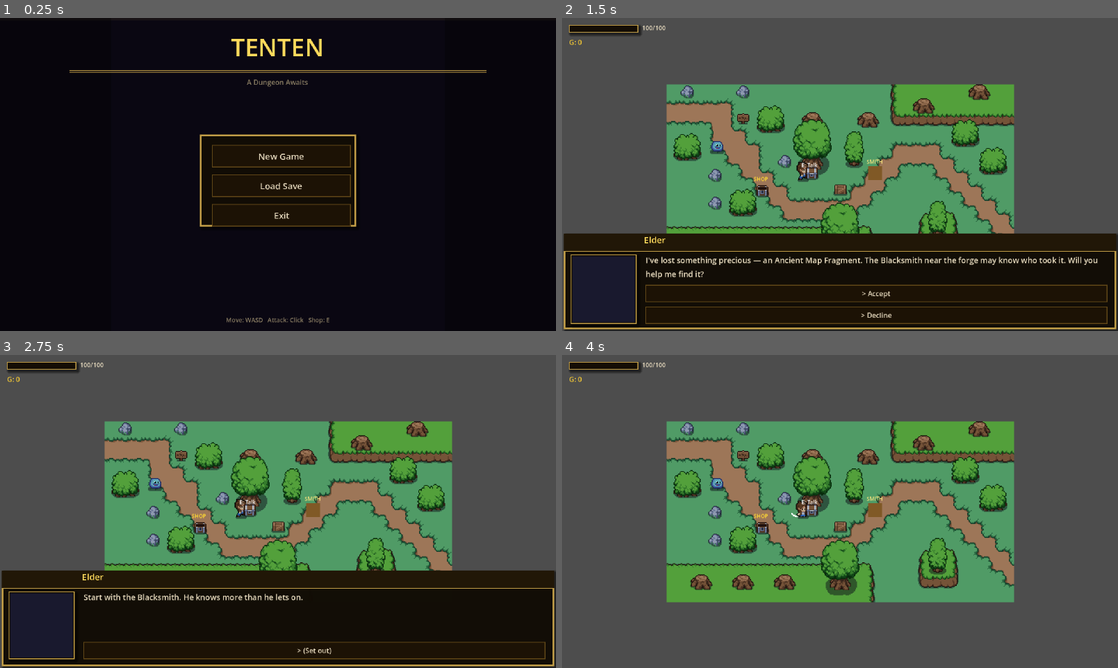
Above: before the commit, frames 1-4 (two rows, left to right).
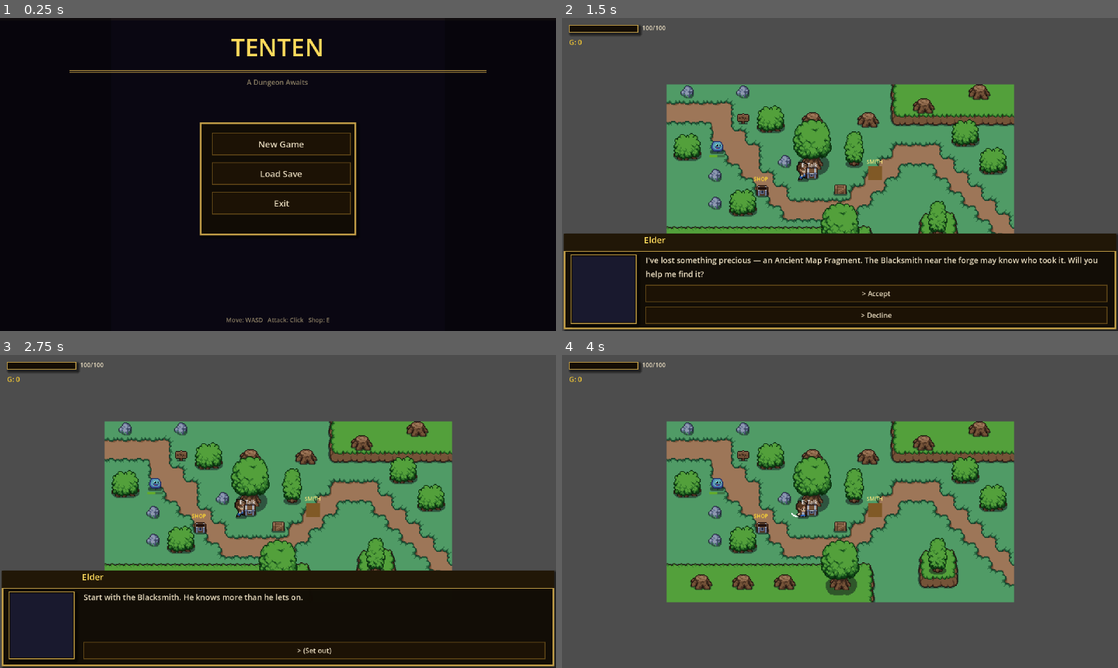
Above: after the commit, the same moments.

Repository: Puget-Sound-Skills-Center/godot-tenten-project
Game: Godot game, scene res://scenes/home_screen.tscn
The game is run twice, just before and just after one commit, with the same random seed, the same clock (stepped at 60 frames per second) and the same inputs.
Inputs (mouse positions are in pixels of both pictures, inside the frame that each line leads up to):
- Up to frame 1 (0.25 s): no input
- Up to frame 2 (1.5 s): click "New Game" at 0.5 s; tap Enter at 1.25 s; move the mouse to (962, 158) at 1.27 s; hold D (move_right) from 1.28 s (still down); hold E (interact) from 1.28 s (still down); click (962, 158) at 1.42 s
- Up to frame 3 (2.75 s): release D (move_right) at 2 s; release E (interact) at 2 s; click "> Accept" at 2 s
- Up to frame 4 (4 s): click "> (Set out)" at 2.75 s; tap Space at 3.5 s; drag from (728, 527) to (817, 414) at 3.52 s

The runs differ from the first frame. In frame 1, 2.2% of the frame differs, in the area x 35-65%, y 33-70%; in frame 2, less than 0.1%; in frame 3, less than 0.1%; in frame 4, less than 0.1%.

Commit message:
Fix Home screen ui

Diff:
--- a/scenes/enemy.tscn
+++ b/scenes/enemy.tscn
@@ -1,7 +1,7 @@
 [gd_scene format=3 uid="uid://c7rwvtf4ivtj6"]
 
 [ext_resource type="Texture2D" uid="uid://b146ethj6rkwx" path="res://art/characters/slime.png" id="1_7p1mj"]
-[ext_resource type="Script" uid="uid://dprmc383fw6q" path="res://script/enemy_base.gd" id="1_md0e3"]
+[ext_resource type="Script" uid="uid://dprmc383fw6q" path="res://script/enemy.gd" id="1_md0e3"]
 
 [sub_resource type="AtlasTexture" id="AtlasTexture_otmr2"]
 atlas = ExtResource("1_7p1mj")
--- a/script/enemy.gd
+++ b/script/enemy.gd
@@ -4,11 +4,11 @@
 var player_chase = false
 var player: Node2D = null
 
-var health = 100
+var health = 50
 var player_inattack_range = false
 var can_take_damage = true
 
-var money_drop = 1000
+var money_drop = 50
 var enemy_type: String = "melee"
 
 var _nav_agent: NavigationAgent2D
--- a/script/home_screen.gd
+++ b/script/home_screen.gd
@@ -90,8 +90,8 @@
 	menu_panel.set_anchors_preset(Control.PRESET_CENTER)
 	menu_panel.offset_left   = -90
 	menu_panel.offset_right  =  90
-	menu_panel.offset_top    = -46
-	menu_panel.offset_bottom =  60
+	menu_panel.offset_top    = -60
+	menu_panel.offset_bottom =  70
 	menu_panel.add_theme_stylebox_override("panel", UITheme.panel_style(2))
 	canvas.add_child(menu_panel)
 
